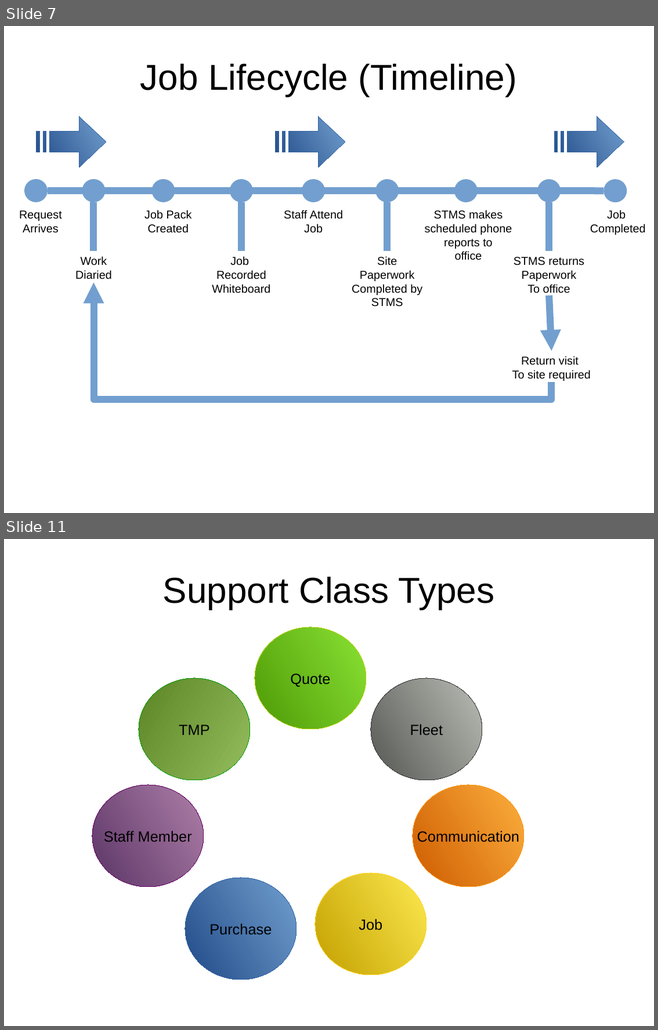
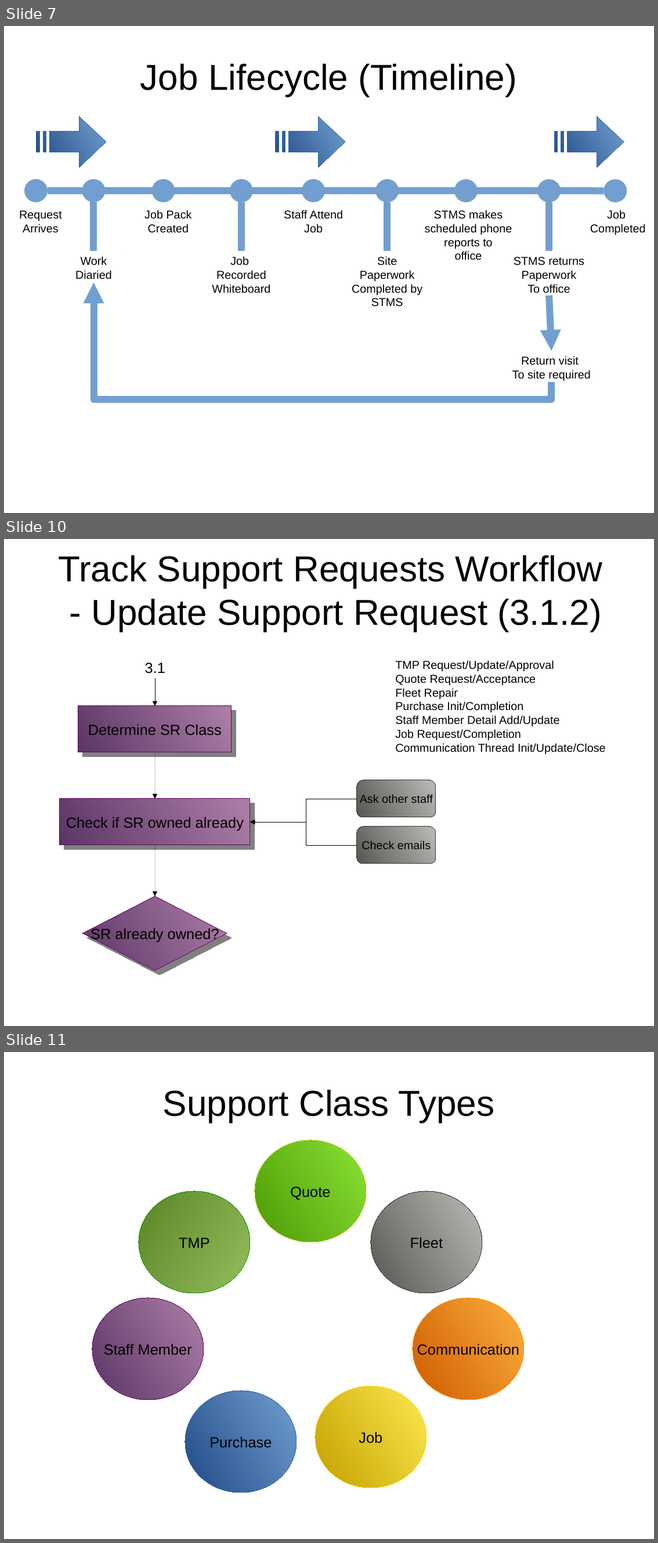
Before and after one commit to monkeysh1ne/TMNZ_Stuff, a slide deck: Workflows BP Models.odp. Shown one above the other, each under a label of ours: slides 7 and 11 before the commit, slides 7, 10 and 11 after it; the slides between them are not shown. The pictures are 658x1030 and 658x1543 pixels, drawn with LibreOffice and Linux fonts; fonts in the diff are those of the drawing. Boxes give left, top, right and bottom in pixels: in the first picture for what was removed or moved away, otherwise in the second. Text is boxed around its words. In the diff, an @@ line names an element or a change of style, - is before the commit and + after.

Commit message:
Request Tracking SYstem Shopping List - started

```diff
--- a/Workflows BP Models.odp
+++ b/Workflows BP Models.odp
@@ slide 10 added at [4,539,654,1026], background #FFFFFF @@
@@ title added at [59,555,603,631], 44 pt, text #000000 @@
+Track Support Requests Workflow - Update Support Request (3.1.2)
@@ text added at [395,660,605,754], 14 pt, text #000000 @@
+TMP Request/Update/Approval
+Quote Request/Acceptance
+Fleet Repair
+Purchase Init/Completion
+Staff Member Detail Add/Update
+Job Request/Completion
+Communication Thread Init/Update/Close
@@ text added at [145,663,165,674], 18 pt, text #000000 @@
+3.1
@@ elbow arrow added from (155, 678) to (155, 707), #000000 0 pt @@
@@ rectangle added at [78,706,231,752], fill gradient #AD7FA8 to #5C3566, outline #660066 0 pt, 18 pt, text #000000 @@
+Determine SR Class
@@ arrow added from (155, 752) to (155, 799), #000000 0 pt @@
@@ rounded rectangle added at [357,780,436,817], fill gradient #BABDB6 to #555753, outline #333333 0 pt, 14 pt, text #000000 @@
+Ask other staff
@@ rectangle added at [60,799,250,845], fill gradient #AD7FA8 to #5C3566, outline #660066 0 pt, 18 pt, text #000000 @@
+Check if SR owned already
@@ elbow arrow added from (357, 799) to (250, 822), #000000 0 pt @@
@@ elbow arrow added from (357, 845) to (250, 822), #000000 0 pt @@
@@ rounded rectangle added at [357,827,436,864], fill gradient #BABDB6 to #555753, outline #333333 0 pt, 14 pt, text #000000 @@
+Check emails
@@ arrow added from (155, 845) to (155, 896), #000000 0 pt @@
@@ diamond added at [83,896,227,971], fill gradient #AD7FA8 to #5C3566, outline #660066 0 pt, 18 pt, text #000000 @@
+SR already owned?
```
Also in this commit, not shown: 5 slides changed, 1 other slide added, 1 slide removed, 1 other file.
